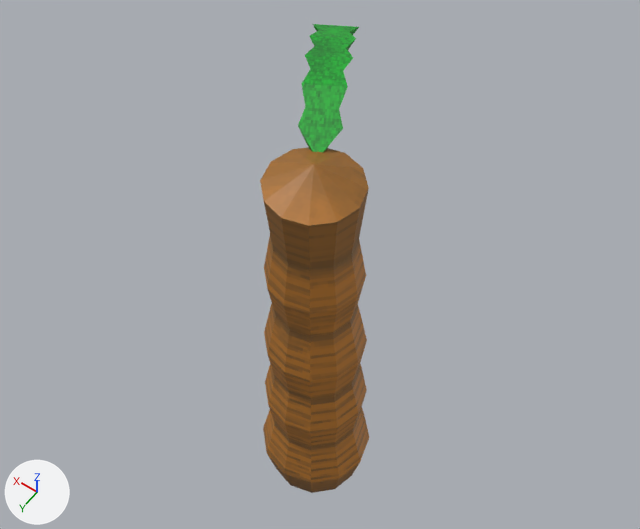
The glTF model assets/models/Palm_Tree_1.glb: old version first, new version second.
The view is the same before and after, from a camera (50 mm lens) standing at (-5.03, 6.9, 17.42) and looking at (0.53, -0.88, 5.2). Every picture has the same lights, and +X, +Y and +Z are marked at lower left. The first picture is the older version. Where no turn or scale is listed for an object, it has been applied to the vertices. Vertices at exactly the same position are counted once.

The scene before the commit, as lines of its bpy script (objects in view):
```python
me_circle = bpy.data.meshes.new('Circle')
me_circle.from_pydata(...)  # 121 vertices, 228 faces; spans x -1.1..1.1, y -1.1..1.1, z 0.0..8.72
me_circle.materials.append(mat_trunkmaterial)  # picture img_trunk_texture
me_circle_001 = bpy.data.meshes.new('Circle.001')
me_circle_001.from_pydata(...)  # 48 vertices, 92 faces; spans x 0.16..2.19, y -3.75..-0.41, z -0.96..0.47
me_circle_001.materials.append(mat_palmleavesmaterial)  # picture img_leaves_texture
ob_leaves = bpy.data.objects.new('Leaves', me_circle_001)
ob_leaves.location = (0.0, 0.0, 8.34)
ob_trunk = bpy.data.objects.new('Trunk', me_circle)
ob_trunk.location = (0.0, 0.0, 0.0)
```
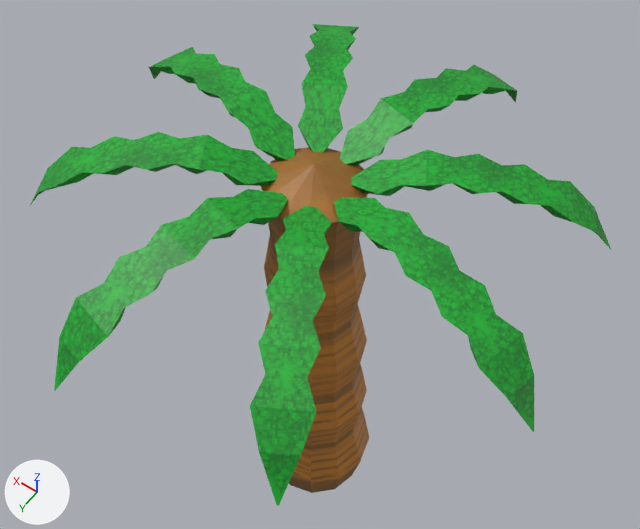
Location of each change, [x1, y1, x2, y2] in pixels of the pictures (640 x 529 px):
'Leaves', reshaped (840% wider, 272% taller): before [298, 24, 359, 153]; after [29, 24, 611, 506]
part 1 of me_circle_001, added (green): after [149, 47, 295, 161]
part 2 of me_circle_001, added (green): after [29, 132, 278, 207]
part 3 of me_circle_001, added (green): after [54, 189, 288, 391]
part 4 of me_circle_001, added (green): after [250, 206, 332, 506]
part 5 of me_circle_001, added (green): after [334, 197, 534, 432]
part 6 of me_circle_001, added (green): after [351, 150, 611, 250]
part 7 of me_circle_001, added (green): after [339, 65, 517, 165]

Diff of the bpy script that builds the scene:
```diff
--- a/assets/models/Palm_Tree_1.glb.py
+++ b/assets/models/Palm_Tree_1.glb.py
@@ me_circle_001 @@
 # used by ob_leaves; location = (0.0, 0.0, 8.34)
-me_circle_001.from_pydata(...)  # 48 vertices, 92 faces; spans x 0.16..2.19, y -3.75..-0.41, z -0.96..0.47
+me_circle_001.from_pydata(...)  # 384 vertices, 736 faces; spans x -4.18..4.18, y -4.18..4.18, z -0.96..0.47
+# me_circle_001 part 1: the loose piece of 48 vertices spanning x 0.16..2.19, y -3.75..-0.41, z -0.96..0.47 is copied, and the copy is turned 45 degrees about the z axis through the mesh origin; it spans x 0.48..4.18, y -1.3..0.08, z -0.96..0.47
+# me_circle_001 part 2: the loose piece of 48 vertices spanning x 0.16..2.19, y -3.75..-0.41, z -0.96..0.47 is copied, and the copy is turned 90 degrees about the z axis through the mesh origin; it spans x 0.41..3.75, y 0.16..2.19, z -0.96..0.47
+# me_circle_001 part 3: the loose piece of 48 vertices spanning x 0.16..2.19, y -3.75..-0.41, z -0.96..0.47 is copied, and the copy is turned 135 degrees about the z axis through the mesh origin; it spans x -0.08..1.3, y 0.48..4.18, z -0.96..0.47
+# me_circle_001 part 4: the loose piece of 48 vertices spanning x 0.16..2.19, y -3.75..-0.41, z -0.96..0.47 is copied, and the copy is turned -180 degrees about the z axis through the mesh origin; it spans x -2.19..-0.16, y 0.41..3.75, z -0.96..0.47
+# me_circle_001 part 5: the loose piece of 48 vertices spanning x 0.16..2.19, y -3.75..-0.41, z -0.96..0.47 is copied, and the copy is turned -135 degrees about the z axis through the mesh origin; it spans x -4.18..-0.48, y -0.08..1.3, z -0.96..0.47
+# me_circle_001 part 6: the loose piece of 48 vertices spanning x 0.16..2.19, y -3.75..-0.41, z -0.96..0.47 is copied, and the copy is turned -90 degrees about the z axis through the mesh origin; it spans x -3.75..-0.41, y -2.19..-0.16, z -0.96..0.47
+# me_circle_001 part 7: the loose piece of 48 vertices spanning x 0.16..2.19, y -3.75..-0.41, z -0.96..0.47 is copied, and the copy is turned -45 degrees about the z axis through the mesh origin; it spans x -1.3..0.08, y -4.18..-0.48, z -0.96..0.47
 me_circle_001.materials.append(mat_palmleavesmaterial)
```
